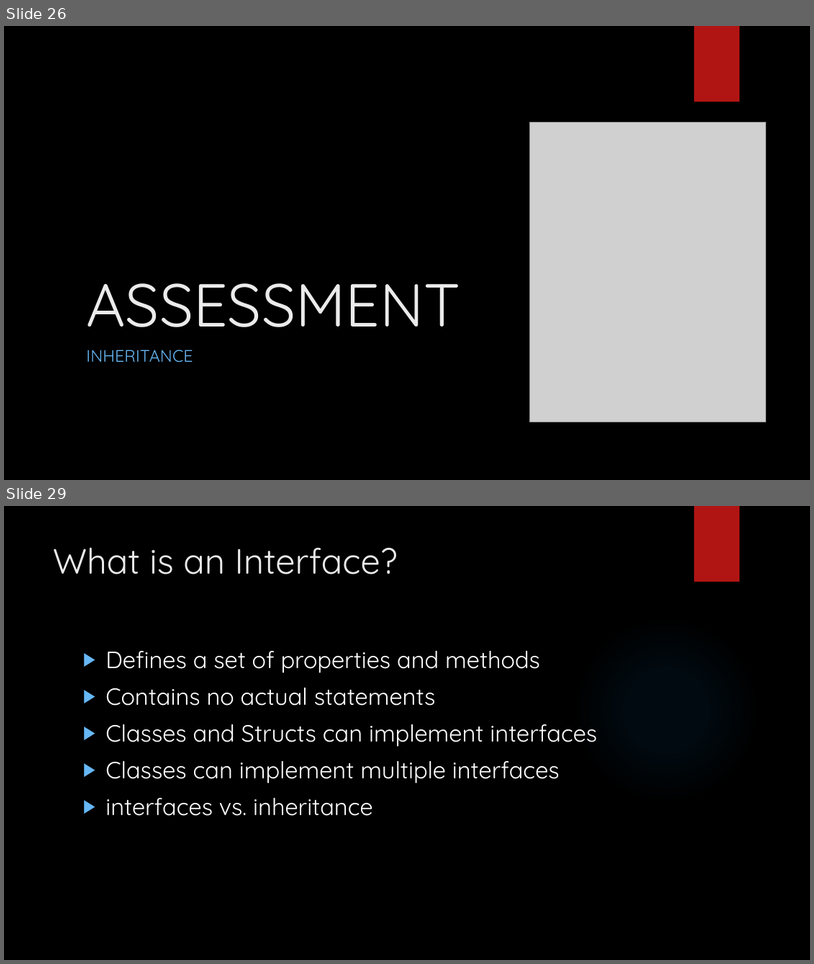
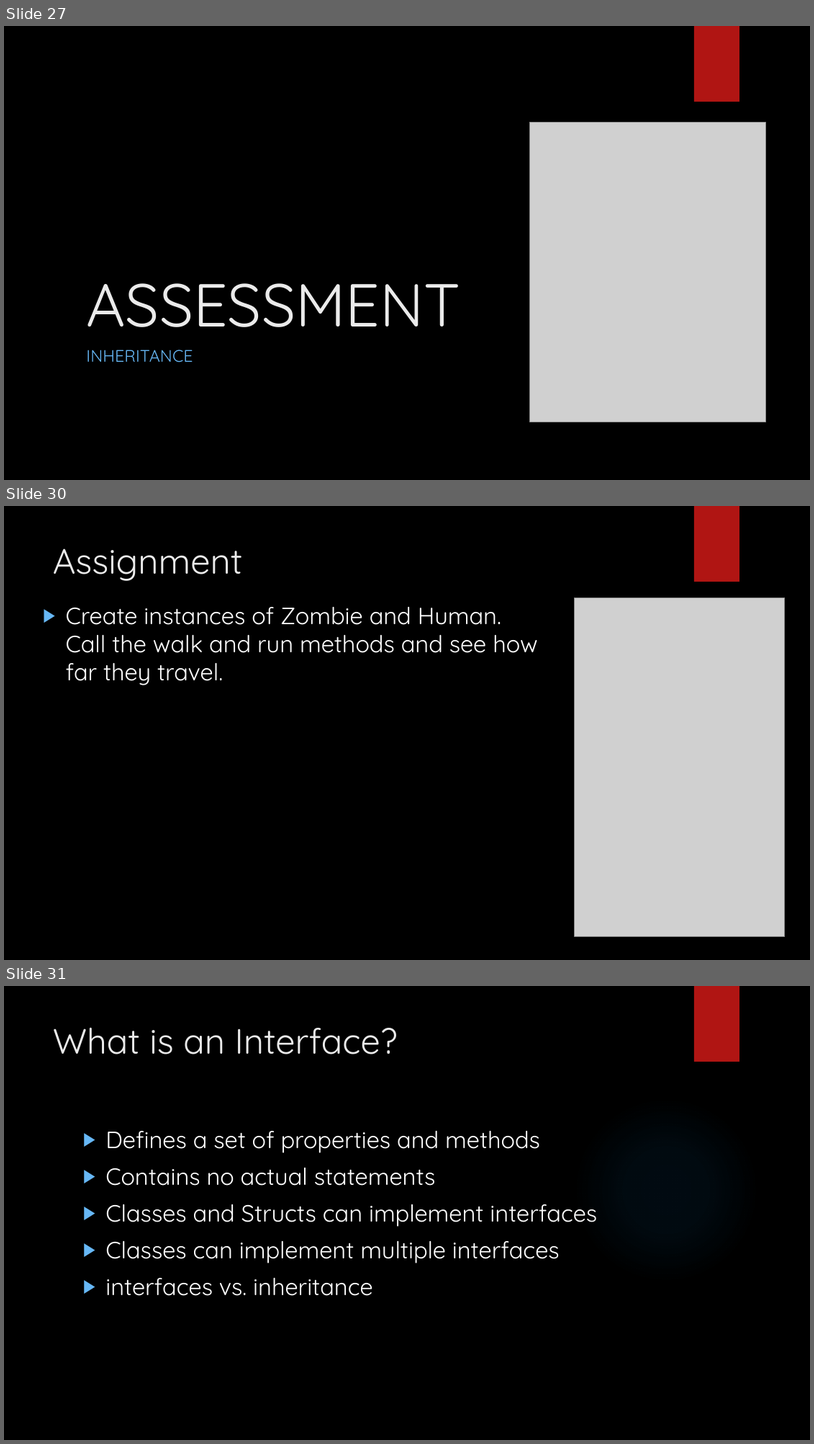
Before and after one commit to LogolsLLC/Logols-May2018, a slide deck: Slides/03_OOP_TrainingPlan.pptx. Shown one above the other, each under a label of ours: slides 26 and 29 before the commit, slides 27, 30 and 31 after it; the slides between them are not shown. The pictures are 814x964 and 814x1444 pixels, drawn with LibreOffice and Linux fonts; fonts in the diff are those of the drawing; grey boxes stand for pictures; background and template pictures are left out. Boxes give left, top, right and bottom in pixels: in the first picture for what was removed or moved away, otherwise in the second. Text is boxed around its words. In the diff, an @@ line names an element or a change of style, - is before the commit and + after.

```diff
--- a/Slides/03_OOP_TrainingPlan.pptx
+++ b/Slides/03_OOP_TrainingPlan.pptx
@@ slide 30 added at [4, 506, 810, 960], background picture (left out); not listed: 2 template elements that a slide beside it also shows @@
@@ title added at [53, 548, 243, 581], 42 pt, text #EBEBEB @@
+Assignment
@@ text added at [66, 607, 538, 685], 28 pt, text #FFFFFF @@
+▶ Create instances of Zombie and Human. Call the walk and run methods and see how far they travel.
@@ picture added at [575, 598, 786, 937] @@
@@ what was slide 26 is now slide 27 @@
@@ what was slide 29 is now slide 31 @@
```
Also in this commit, not shown: 4 slides changed, 2 other slides added.
